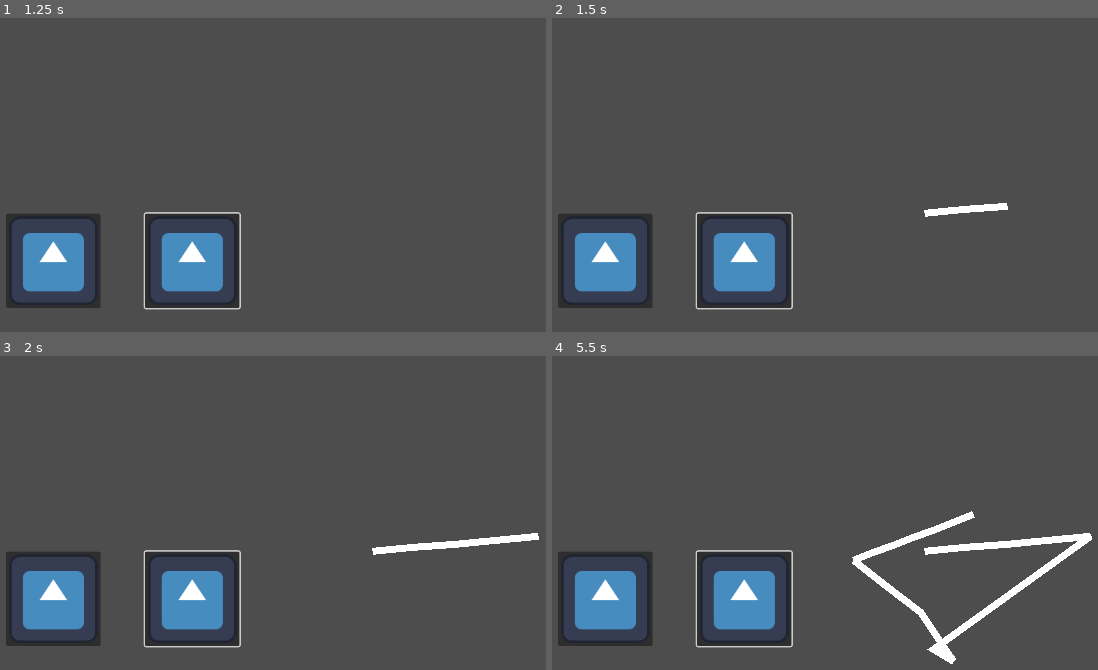
Above: before the commit, frames 1-4 (two rows, left to right).
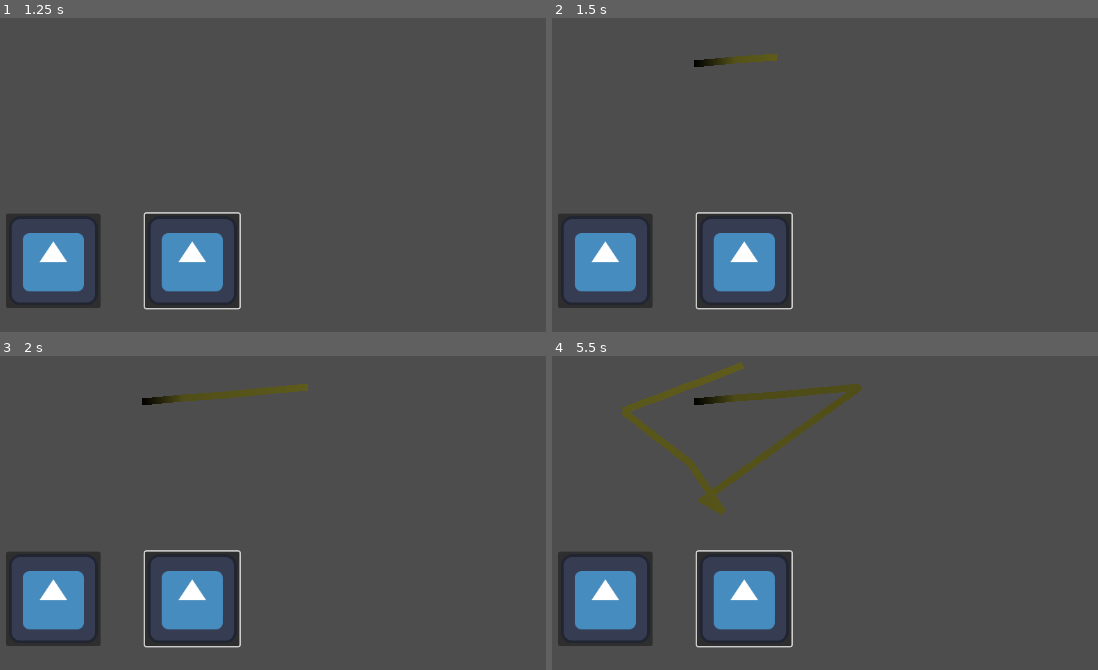
Above: after the commit, the same moments.

Repository: cyntrist/GGJ-25
Game: Godot game, scene res://scenes/paigro_scene.tscn
Two runs of this game, one before a commit and one after it. Both use one fixed random seed, a clock stepped at 60 frames per second and the inputs below. This scene is started directly instead of the project's main scene. The engine's default icon, where the game draws it, is replaced by a stand-in: a white triangle on a blue panel in a dark square.
Inputs (mouse positions are in pixels of both pictures, inside the frame that each line leads up to):
- Up to frame 1 (1.25 s): click (191, 259) at 0.52 s
- Up to frame 2 (1.5 s): tap Enter at 1.25 s; drag from (693, 65) to (945, 39) at 1.27 s
- Up to frame 3 (2 s): no input
- Up to frame 4 (5.5 s): tap Space at 2, 3.5, 5 s; drag from (704, 500) to (825, 569) at 2.02 s; tap Enter at 2.75, 4.25 s; move the mouse to (945, 377) at 2.77 s; hold 3 (3) 2.78-3.5 s; click (945, 377) at 2.92 s; tap 1 (1) at 3.05 s; drag from (825, 569) to (622, 409) at 3.52 s; move the mouse to (outside the picture) at 4.27 s; hold Down (ui_down) 4.28-5 s; hold 2 (2) 4.28-5 s; click (outside the picture) at 4.42 s; tap 3 (3) at 4.55 s; drag from (622, 409) to (743, 365) at 5.02 s

Frame 1 is identical in both runs. In frame 2, 0.7% of the frame differs, in the area x 26-84%, y 11-64%; in frame 3, 1.4%; in frame 4, 5.1%, in the area x 12-99%, y 1-99%.

Commit message:
Pinta y colorea.

Diff:
--- a/ggj25/scenes/picnic_paper.tscn
+++ b/ggj25/scenes/picnic_paper.tscn
@@ -1,9 +1,14 @@
-[gd_scene load_steps=3 format=3 uid="uid://bu160nqe2qqv2"]
+[gd_scene load_steps=5 format=3 uid="uid://bu160nqe2qqv2"]
 
 [ext_resource type="Script" path="res://scripts/picnic_paper.gd" id="1_lgi7g"]
+[ext_resource type="Texture2D" uid="uid://cdpb47fof4yml" path="res://assets/img/colorLinea.png" id="2_kwg68"]
 
 [sub_resource type="RectangleShape2D" id="RectangleShape2D_62ams"]
 size = Vector2(374, 300.5)
+
+[sub_resource type="Gradient" id="Gradient_kqcrs"]
+offsets = PackedFloat32Array(0, 0.00666667, 0.02, 0.0266667, 1)
+colors = PackedColorArray(0, 0, 0, 1, 0.218018, 0.218018, 0.218018, 1, 0.539549, 0.539549, 0.539549, 1, 0.806667, 0.806667, 0.806667, 1, 1, 1, 1, 1)
 
 [node name="PicnicPaper" type="Area2D"]
 script = ExtResource("1_lgi7g")
@@ -13,6 +18,9 @@
 debug_color = Color(0.640179, 0.523702, 0.11765, 1)
 
 [node name="Line2D" type="Line2D" parent="."]
+default_color = Color(0.368627, 0.356863, 0.109804, 1)
+gradient = SubResource("Gradient_kqcrs")
+texture = ExtResource("2_kwg68")
 
 [connection signal="mouse_entered" from="." to="." method="_enablePaint"]
 [connection signal="mouse_exited" from="." to="." method="_disablePaint"]
--- a/ggj25/scripts/picnic_paper.gd
+++ b/ggj25/scripts/picnic_paper.gd
@@ -9,25 +9,26 @@
 # Called when the node enters the scene tree for the first time.
 func _ready():
 	color = Color(94, 91, 28, 1)
+	$Line2D.default_color = color
 	pass # Replace with function body.
 
 
 # Called every frame. 'delta' is the elapsed time since the previous frame.
 func _process(delta):
+	print(color)
 	pass
 
+# Coger el input.
 func _input(event):
+	# Y si puedes pintar pintas.
 	if Input.is_mouse_button_pressed(MOUSE_BUTTON_LEFT) and can_paint:
 		_paint()
 	pass
 # Evidentemente pinta.
 func _paint():
 	# Pintas si puedes pintar.
-	print("Pinta y colorea.")
-	#if act_paint < max_paint:
-		#draw_circle(get_local_mouse_position(), 20, color)
-		#act_paint += 1
-	$Line2D.add_point(get_global_mouse_position())
+	#print("Pinta y colorea.")
+	$Line2D.add_point(get_local_mouse_position())
 	pass
 
 
Binary file added: ggj25/assets/img/colorLinea.png
Not shown, added: ggj25/assets/img/colorLinea.png.import
